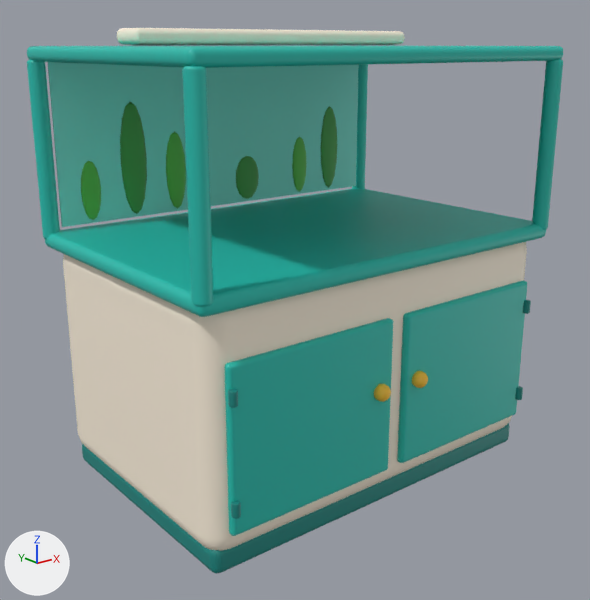
What one commit did to the FBX model EvolutionShop/Assets/EvolutionShop/Resources/Art/GrowthKit/TankStarter.fbx.
Camera for both pictures: a camera (50 mm lens) standing at (-1.88, -2.31, 1.57) and looking at (-0.05, -0.02, 0.66). The lights are fixed; the arrows at lower left show +X, +Y and +Z. The first picture is the older version. Where no turn or scale is listed for an object, it has been applied to the vertices. Vertices at exactly the same position are counted once.

The first picture shows 'TankStarter mesh'.
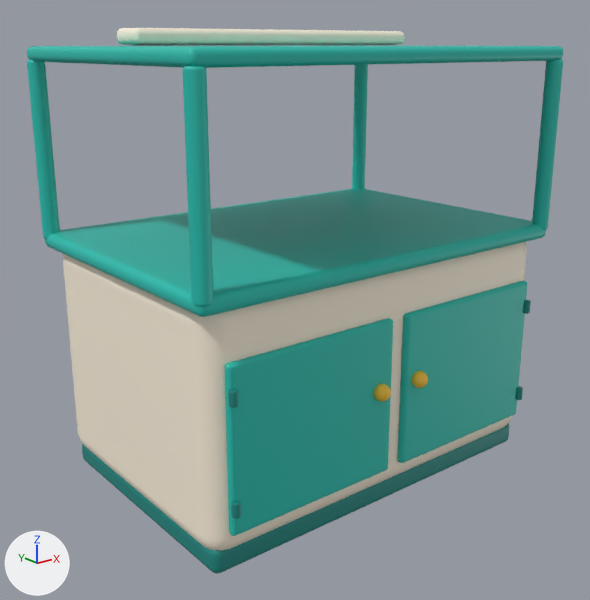
Diff of the bpy script that builds the scene:
```diff
--- a/EvolutionShop/Assets/EvolutionShop/Resources/Art/GrowthKit/TankStarter.fbx.py
+++ b/EvolutionShop/Assets/EvolutionShop/Resources/Art/GrowthKit/TankStarter.fbx.py
@@ me_cube_040 @@
 # used by ob_tankstarter_mesh; location = (0.0, 0.0, 0.0)
-me_cube_040.from_pydata(...)  # 3626 vertices, 3536 faces; spans x -0.78..0.78, y -0.56..0.57, z 0.0..1.62
+me_cube_040.from_pydata(...)  # 3018 vertices, 2858 faces; spans x -0.78..0.78, y -0.56..0.57, z 0.0..1.62
+# me_cube_040 part 1: 7 loose pieces with 608 vertices, spanning x -0.72..0.72, y 0.48..0.49, z 0.94..1.52, are deleted
 me_cube_040.materials.append(mat_gk_tealdark)
@@ me_cube_040 @@
 me_cube_040.materials.append(mat_gk_glowwhite)
-me_cube_040.materials.append(mat_gk_teallight)  # cyan #7fe3d6
-me_cube_040.materials.append(mat_gk_greendark)  # green #3e9a45
-me_cube_040.materials.append(mat_gk_green)  # green #56b947
 me_cube_040.materials.append(mat_gk_ink)
```

Changed parts and their boxes (x1, y1, x2, y2) in the pictures (590 x 600 px):
part 1 of me_cube_040, deleted: before (48, 62, 359, 227)
